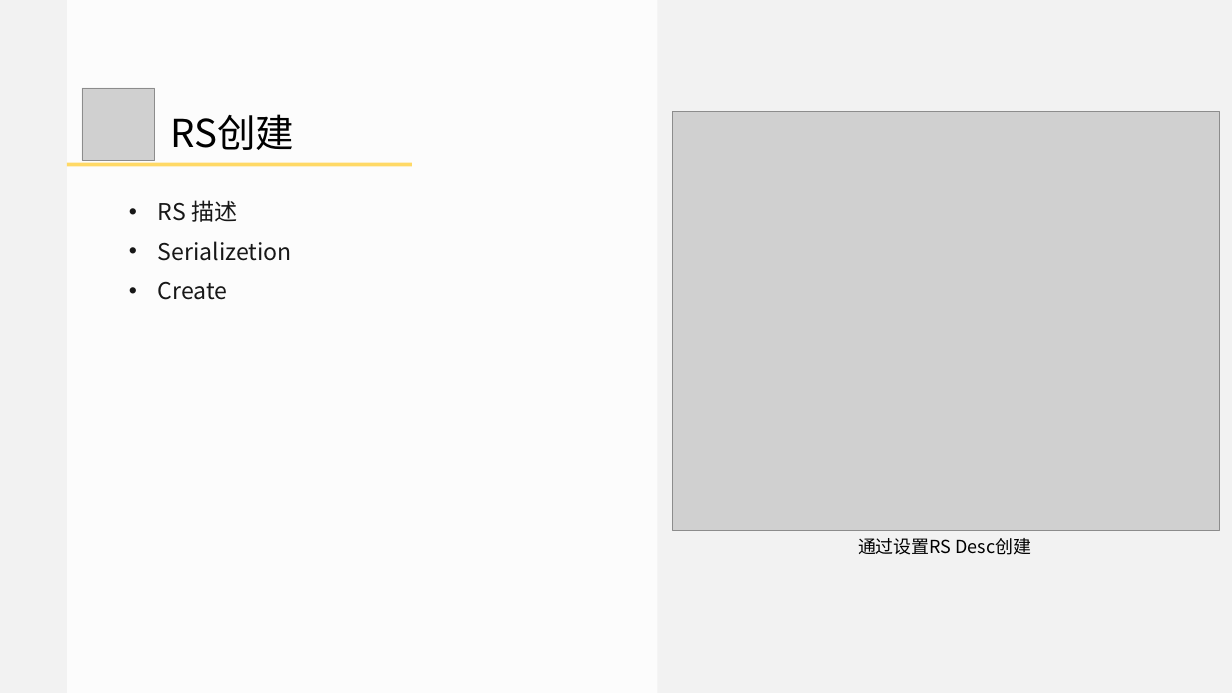
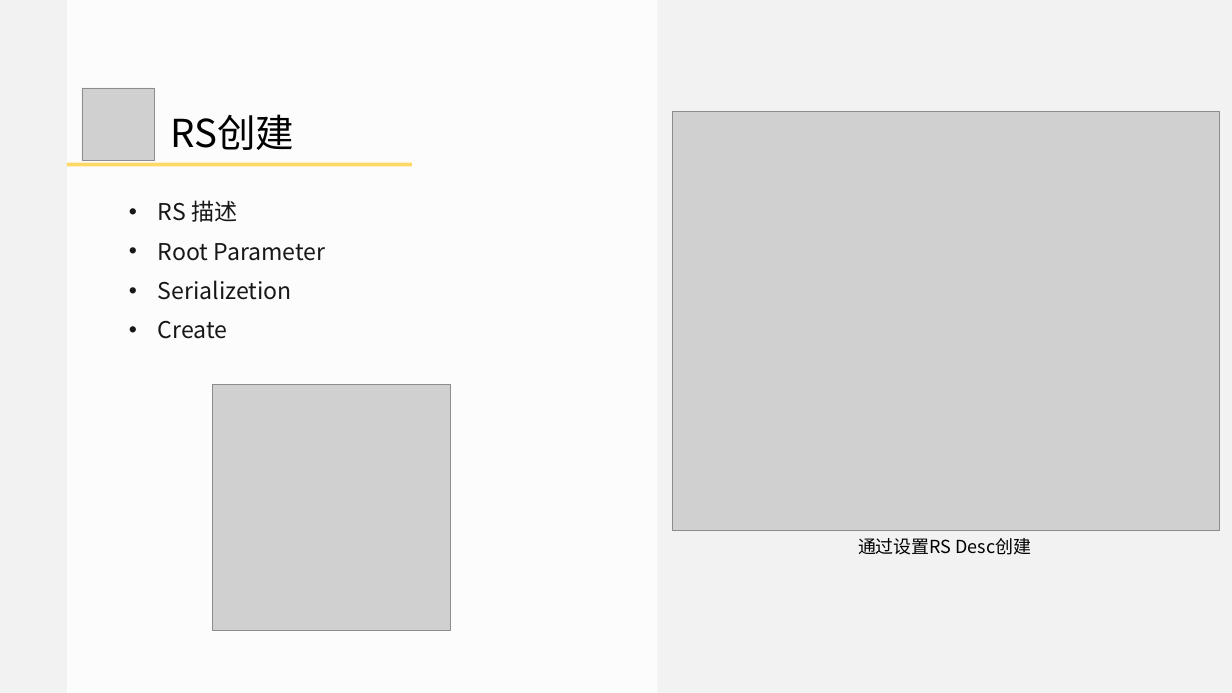
Before and after one commit to doomlover/KSGameEngineTutorials, a slide deck: slide 35 of PPTs/05.深入DX12绘制二.pptx (slide 31 before the commit). Drawn at 1232x693 pixels with LibreOffice and Linux fonts; fonts in the diff are those of the drawing; grey boxes stand for pictures. Boxes give left, top, right and bottom in pixels: in the first picture for what was removed or moved away, otherwise in the second. Text is boxed around its words. In the diff, an @@ line names an element or a change of style, - is before the commit and + after.

```diff
--- a/PPTs/05.深入DX12绘制二.pptx
+++ b/PPTs/05.深入DX12绘制二.pptx
@@ text at (x1=158, y1=243, x2=326, y2=261): paragraph added @@
+• Root Parameter
@@ picture added at (x1=212, y1=384, x2=450, y2=631) @@
```
Also in this commit, not shown: 20 other slides changed, 5 slides added, 1 other file.
